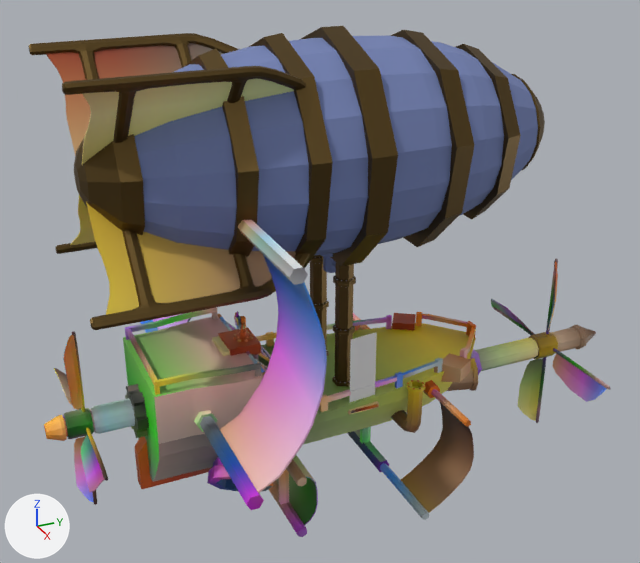
One commit to the FBX model Assets/Models/FBX/Airship.fbx: the scene before it, then after it.
Rendered twice from a 50 mm lens placed at (48.1, -19.4, 32.2), pointed at (-1.1, 2.8, 7.5). Arrows for +X, +Y and +Z are at lower left; the lights stay in place. Objects named as collision shapes, trigger or cutter boxes, shadow casters or lower levels of detail are left out. Where no turn or scale is listed for an object, it has been applied to the vertices.

In view in the first picture: 'Back prop', 'Blimp.001', 'Deck', 'Door Collider', 'Item pipes', 'Masts', 'Propellor', 'Sails', 'Side pipe', 'Upper rail', 'eXTERIOR MASTS'.
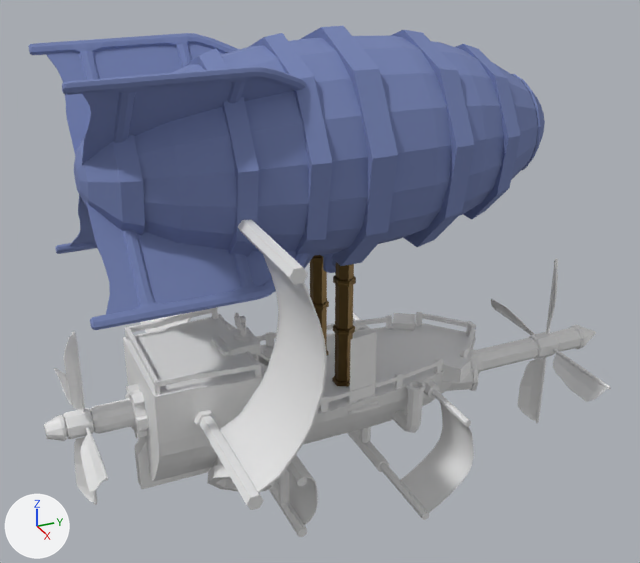
Where the newer file only moved an object's origin or applied its transform, the numbers keep the older frame.

What differs and where, as boxes [x1, y1, x2, y2] in the pictures (640 x 563 px):
'Sails', recoloured: [153, 255, 474, 525] in both
'eXTERIOR MASTS', recoloured: [140, 220, 471, 537] in both
'Side pipe', recoloured: [44, 320, 596, 491] in both
'Propellor', recoloured: [491, 258, 611, 423] in both
'Back prop', recoloured: [54, 331, 108, 505] in both
'Item pipes', recoloured (brown to grey): [447, 357, 478, 391] in both
part 1 of me_cube_003, cut back: [274, 323, 335, 338] in both
part 2 of me_cube_003, recoloured: [125, 307, 476, 412] in both
part 3 of me_cylinder_024, recoloured: [123, 317, 476, 482] in both
part 4 of me_sphere_001, recoloured: [46, 44, 296, 315] in both
part 5 of me_sphere_001, recoloured (brown to blue): [28, 26, 545, 330] in both

The change, as a diff of the scene's bpy script:
```diff
--- a/Assets/Models/FBX/Airship.fbx.py
+++ b/Assets/Models/FBX/Airship.fbx.py
@@ mat_deck @@
+mat_deck = principled_material('Deck')
+mat_deck.base_color = (0.8, 0.8, 0.8)  # white #e7e7e7
@@ mat_rails @@
+mat_rails = principled_material('Rails')
+mat_rails.base_color = (0.8, 0.8, 0.8)  # white #e7e7e7
@@ me_cylinder_008 @@
 me_cylinder_008.from_pydata(...)  # 431 vertices, 382 faces; spans x -6.27..6.28, y -0.77..0.77, z -6.3..6.26
-me_cylinder_008.materials.append(mat_taht_material_thing)  # picture img_blender_palette_png
+me_cylinder_008.materials.append(mat_turbine)  # white #e7e7e7
@@ me_cylinder_010 @@
 me_cylinder_010.from_pydata(...)  # 180 vertices, 109 faces; spans x -12.7..12.7, y -7.3..9.6, z -4.7..20.1
-me_cylinder_010.materials.append(mat_taht_material_thing)  # picture img_blender_palette_png
+me_cylinder_010.materials.append(mat_masts)  # white #e7e7e7
@@ me_cylinder_011 @@
 me_cylinder_011.from_pydata(...)  # 428 vertices, 370 faces; spans x -7.18..7.2, y -0.88..0.88, z -7.21..7.17
-me_cylinder_011.materials.append(mat_taht_material_thing)  # picture img_blender_palette_png
+me_cylinder_011.materials.append(mat_front_prop)  # white #e7e7e7
@@ me_cube_003 @@
-me_cube_003.from_pydata(...)  # 916 vertices, 719 faces; spans x -4.8..4.8, y -2.4..22.0, z -4.1..1.2
+me_cube_003.from_pydata(...)  # 908 vertices, 711 faces; spans x -4.8..4.8, y -2.4..22.0, z -4.1..1.2
+# me_cube_003 part 1
+# 8 vertices are removed from x -4.7..-4.2, y 9.8..11.7, z -3.4..-3.1
+# 12 faces are deleted
+# 4 new faces join them
+# me_cube_003 part 2: 707 faces spanning x -4.8..4.8, y -2.4..22.0, z -4.1..1.2 switch from mat_taht_material_thing (picture img_blender_palette_png) to mat_rails (white #e7e7e7)
@@ me_cylinder_016 @@
 me_cylinder_016.from_pydata(...)  # 608 vertices, 512 faces; spans x -3.7..3.7, y -6.4..14.0, z -3.6..1.8
-me_cylinder_016.materials.append(mat_taht_material_thing)  # picture img_blender_palette_png
+me_cylinder_016.materials.append(mat_item_pipes)  # white #e7e7e7
@@ me_cylinder_024 @@
 me_cylinder_024.from_pydata(...)  # 563 vertices, 514 faces; spans x -5.0..5.0, y -10.7..14.6, z -4.2..5.1
+# me_cylinder_024 part 3: 514 faces spanning x -5.0..5.0, y -10.7..14.6, z -4.2..5.1 switch from mat_taht_material_thing (picture img_blender_palette_png) to mat_deck (white #e7e7e7)
@@ me_cylinder_006 @@
 me_cylinder_006.from_pydata(...)  # 204 vertices, 194 faces; spans x -12.3..12.3, y -2.4..13.9, z -24.0..-0.2
-me_cylinder_006.materials.append(mat_taht_material_thing)  # picture img_blender_palette_png
+me_cylinder_006.materials.append(mat_sails)  # white #e7e7e7
@@ me_sphere_001 @@
-me_sphere_001.from_pydata(...)  # 1874 vertices, 1698 faces; spans x -7.0..7.0, y -13.4..18.2, z 8.7..24.2
+me_sphere_001.from_pydata(...)  # 1892 vertices, 1708 faces; spans x -7.0..7.0, y -13.4..18.2, z 8.7..24.2
+# me_sphere_001 part 4: 204 faces spanning x -5.6..5.6, y -12.7..-0.6, z 10.8..23.2 switch from mat_taht_material_thing (picture img_blender_palette_png) to mat_material_001 (blue #7583b4)
+# me_sphere_001 part 5: 921 faces spanning x -7.0..7.0, y -13.4..18.2, z 10.3..24.2 switch from mat_material (brown #685330) to mat_material_001 (blue #7583b4)
@@ me_cylinder_012 @@
 me_cylinder_012.from_pydata(...)  # 756 vertices, 581 faces; spans x -5.5..5.5, y -15.5..26.8, z -7.0..0.8
-me_cylinder_012.materials.append(mat_taht_material_thing)  # picture img_blender_palette_png
+me_cylinder_012.materials.append(mat_pipes)  # white #e7e7e7
```
